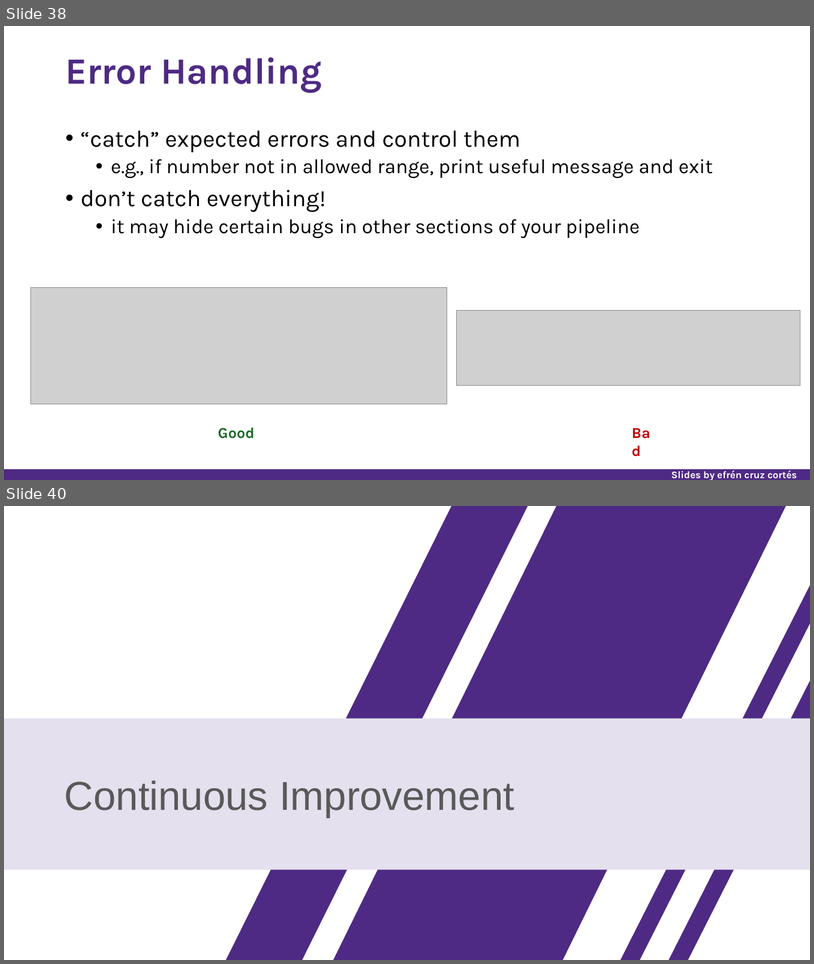
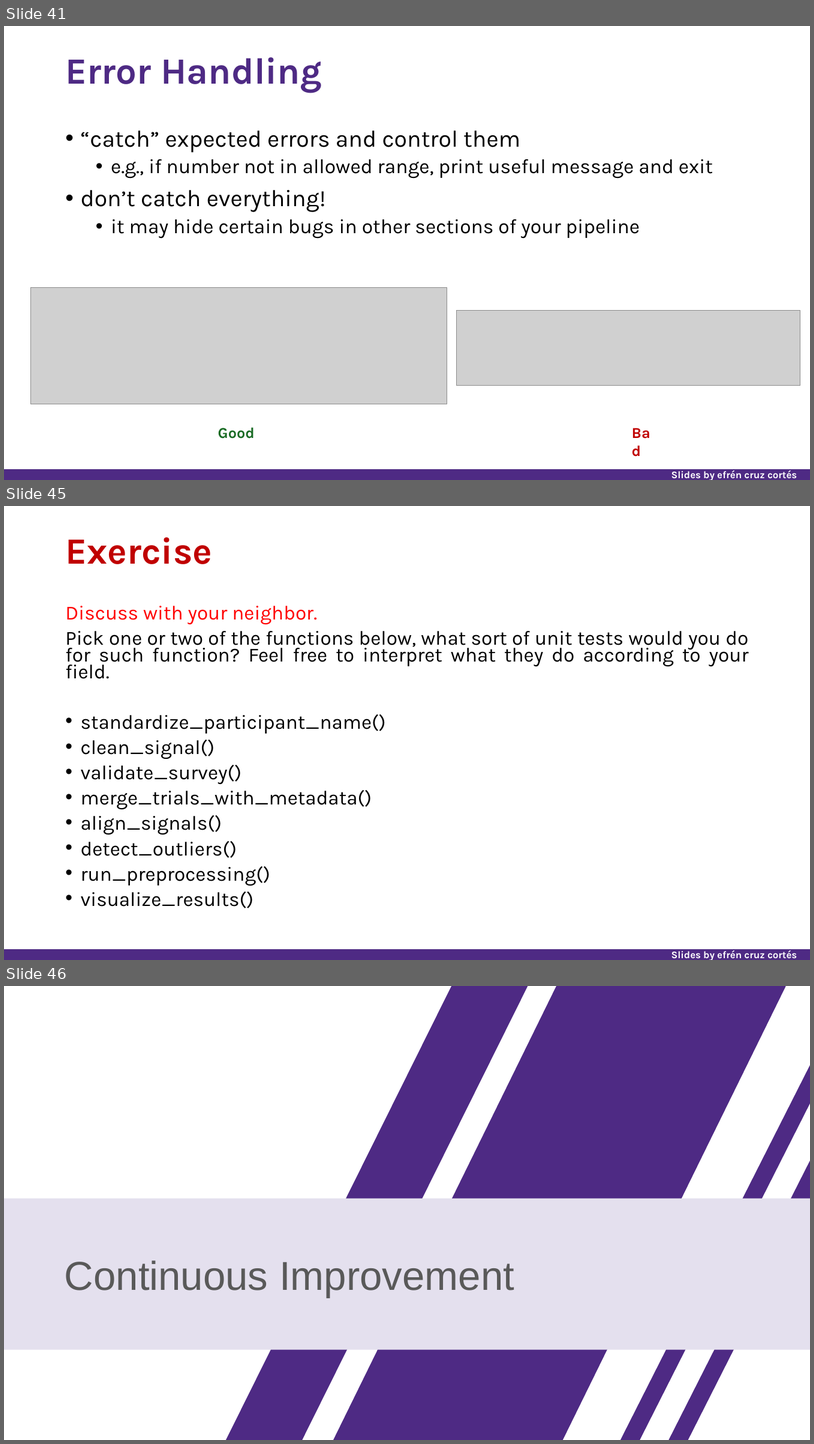
Before and after one commit to nuitrcs/researchers_guide_to_code_organization, a slide deck: researchers_guide_to_code_organization_day_2.pptx. Shown one above the other, each under a label of ours: slides 38 and 40 before the commit, slides 41, 45 and 46 after it; the slides between them are not shown. The pictures are 814x964 and 814x1444 pixels, drawn with LibreOffice and Linux fonts; fonts in the diff are those of the drawing; grey boxes stand for pictures. Boxes give left, top, right and bottom in pixels: in the first picture for what was removed or moved away, otherwise in the second. Text is boxed around its words. In the diff, an @@ line names an element or a change of style, - is before the commit and + after.

Commit message:
added exercises to slides

```diff
--- a/researchers_guide_to_code_organization_day_2.pptx
+++ b/researchers_guide_to_code_organization_day_2.pptx
@@ slide 45 added at box(4, 506, 810, 960), background #FFFFFF; not listed: 2 template elements that a slide beside it also shows @@
@@ title added at box(65, 537, 212, 564), 44 pt, text #C00000, bold @@
+Exercise
@@ text added at box(65, 606, 749, 908), 23.8 pt, text #000000 @@
+Discuss with your neighbor.
+Pick one or two of the functions below, what sort of unit tests would you do for such function? Feel free to interpret what they do according to your field.
+• standardize_participant_name()
+• clean_signal()
+• validate_survey()
+• merge_trials_with_metadata()
+• align_signals()
+• detect_outliers()
+• run_preprocessing()
+• visualize_results()
@@ what was slide 38 is now slide 41 @@
@@ what was slide 40 is now slide 46 @@
```
Also in this commit, not shown: 1 slide changed, 10 other slides added, 2 other files.
